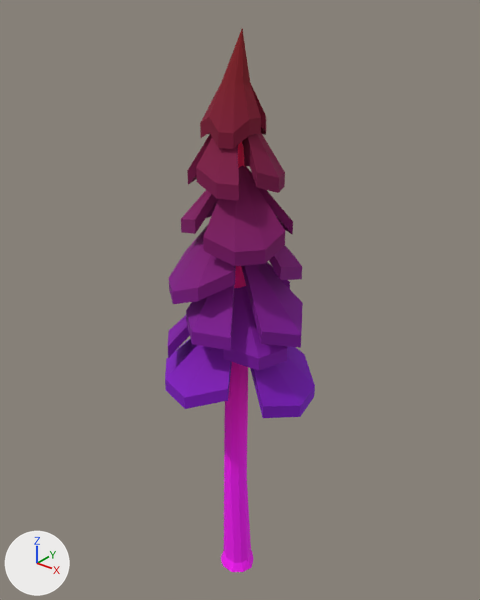
Renders of the glTF model assets/synty/synty-tree-polypine-sparse-02.gltf from each side of a commit.
Camera for both pictures: a 50 mm lens placed at (3.51, -4.34, 6.0), pointed at (-0.08, 0.15, 3.21). The axes (+X, +Y, +Z) are drawn at lower left. The lights are the same throughout. The older version comes first. Vertices at exactly the same position are counted once.

Before the edit, the objects in view are built like this:
```python
mat_lambert2 = bpy.data.materials.new('lambert2')
mat_lambert2.use_nodes = True; mat_lambert2.node_tree.nodes.clear()
_N = mat_lambert2.node_tree.nodes; _L = mat_lambert2.node_tree.links
n0 = _N.new('ShaderNodeBsdfPrincipled'); n0.name = 'Principled BSDF'
n0.inputs[2].default_value = 0.86  # 'Roughness'
n1 = _N.new('ShaderNodeOutputMaterial'); n1.name = 'Material Output'
n2 = _N.new('ShaderNodeVertexColor'); n2.name = 'Color Attribute'
_L.new(n0.outputs[0], n1.inputs[0])  # 'BSDF' to 'Surface'
_L.new(n2.outputs[0], n0.inputs[0])  # 'Color' to 'Base Color'
me_sm_tree_polypine_sparse_02 = bpy.data.meshes.new('SM_Tree_PolyPine_Sparse_02')
me_sm_tree_polypine_sparse_02.from_pydata(...)  # 243 vertices, 446 faces; spans x -0.72..0.76, y -0.72..0.61, z -0.13..5.65
me_sm_tree_polypine_sparse_02.materials.append(mat_lambert2)
ob_sm_tree_polypine_sparse_02 = bpy.data.objects.new('SM_Tree_PolyPine_Sparse_02', me_sm_tree_polypine_sparse_02)
ob_sm_tree_polypine_sparse_02.location = (0.0, 0.0, 0.0)
```
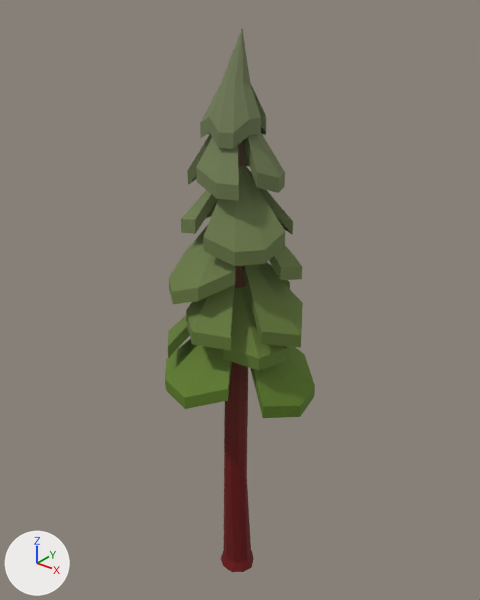
Where the change shows, as pixel boxes (x1, y1, x2, y2) in the pictures (480 x 600 px):
'SM_Tree_PolyPine_Sparse_02', surface changed, recoloured
    both: (165, 29, 315, 572)
part 1 of me_sm_tree_polypine_sparse_02, recoloured (purple to green)
    both: (165, 264, 315, 418)
part 2 of me_sm_tree_polypine_sparse_02, recoloured (lighter)
    both: (187, 29, 285, 200)
part 3 of me_sm_tree_polypine_sparse_02, recoloured (pink to red)
    both: (221, 281, 253, 572)
part 4 of me_sm_tree_polypine_sparse_02, recoloured (purple to pale green)
    both: (169, 143, 302, 329)

The change, as a list of edits to the scene's bpy script:
```text
Add img_image_0:
    img_image_0 = load_image('Image_0', '_unpacked/Image_0', 512, 512, 'sRGB')
Change mat_lambert2:
    add n3 = _N.new('ShaderNodeMix'); n3.name = 'Mix'
    add n3.data_type = 'RGBA'
    add n3.blend_type = 'MULTIPLY'
    add n3.inputs[0].default_value = 1.0  # 'Factor'
    add n4 = _N.new('ShaderNodeTexImage'); n4.name = 'Image Texture'
    add n4.image = img_image_0
    where n2 = _N.new('ShaderNodeVertexColor'); n2.name = 'Color Attribute'
    where n0 = _N.new('ShaderNodeBsdfPrincipled'); n0.name = 'Principled BSDF'
    remove _L.new(n2.outputs[0], n0.inputs[0])  # 'Color' to 'Base Color'
    add _L.new(n3.outputs[2], n0.inputs[0])  # 'Result' to 'Base Color'
    add _L.new(n2.outputs[0], n3.inputs[7])  # 'Color' to 'B'
    add _L.new(n4.outputs[0], n3.inputs[6])  # 'Color' to 'A'
Change me_sm_tree_polypine_sparse_02:
    where me_sm_tree_polypine_sparse_02.from_pydata(...)  # 243 vertices, 446 faces; spans x -0.72..0.76, y -0.72..0.61, z -0.13..5.65
    used by ob_sm_tree_polypine_sparse_02; location = (0.0, 0.0, 0.0)
    me_sm_tree_polypine_sparse_02 part 1: 133 faces centred in x -0.69..0.73, y -0.68..0.59, z 2.36..3.58 are repainted in the vertex colours; the middle colour goes from purple #8100a3 to green #e1ffa2
    me_sm_tree_polypine_sparse_02 part 2: 124 faces centred in x -0.37..0.38, y -0.36..0.35, z 4.43..5.37 are repainted in the vertex colours; the middle colour goes from red #810032 to white #fcfff7
    me_sm_tree_polypine_sparse_02 part 3: 80 faces centred in x -0.17..0.18, y -0.17..0.17, z -0.04..3.22 are repainted in the vertex colours; the middle colour goes from pink #ff00ff to red #ff0000
    me_sm_tree_polypine_sparse_02 part 4: 109 faces centred in x -0.47..0.49, y -0.51..0.57, z 3.51..4.44 are repainted in the vertex colours; the middle colour goes from purple #81006d to pale green #f4ffd8
```
